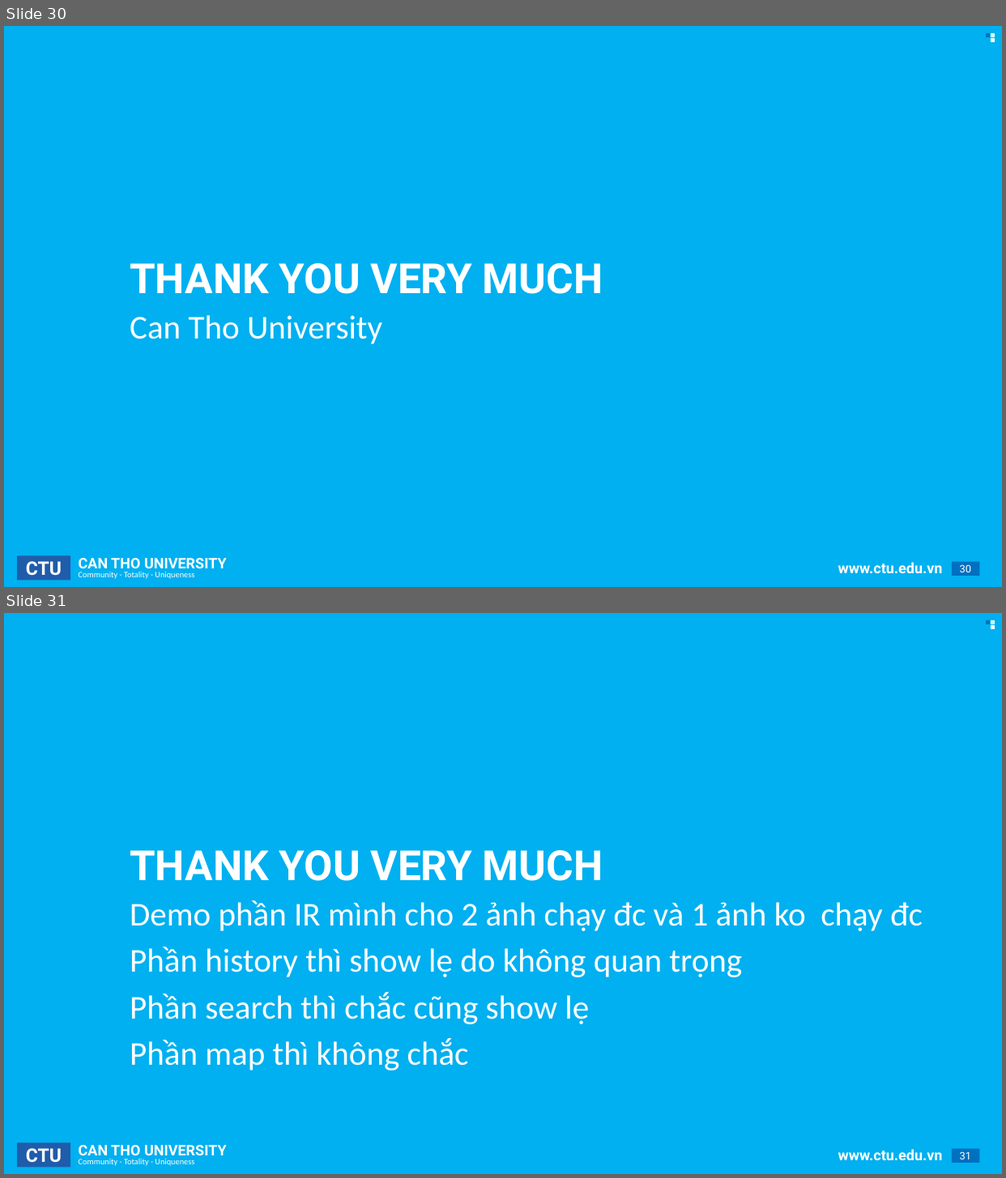
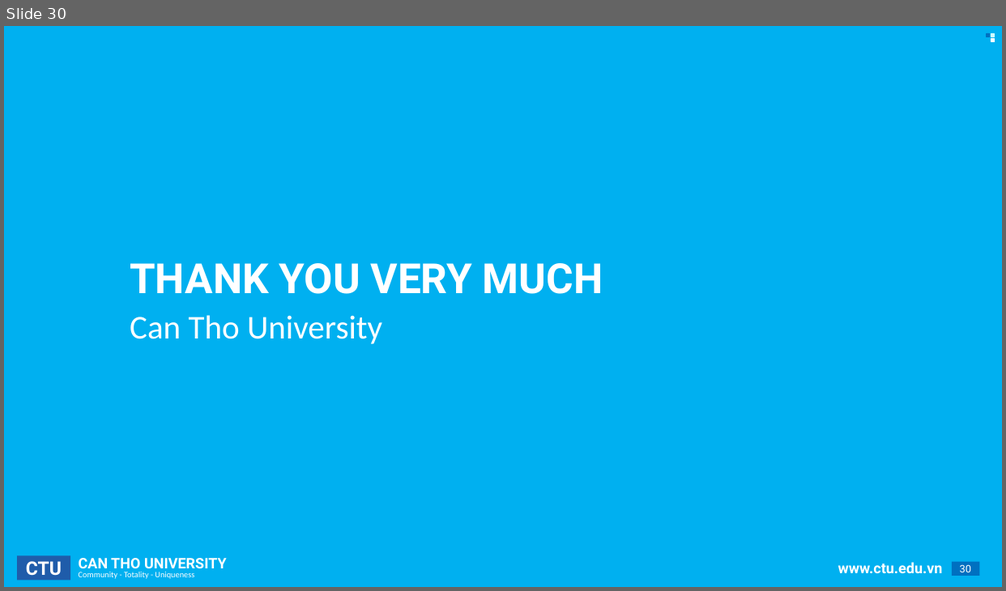
Before and after one commit to CommonHouseCat/fungiscan-mushroom-identifier, a slide deck: Báo cáo/GraduationThesis.pptx. Shown one above the other, each under a label of ours: slides 30 and 31 before the commit, slide 30 after it. The pictures are 1006x1178 and 1006x591 pixels, drawn with LibreOffice and Linux fonts; fonts in the diff are those of the drawing; background and template pictures are left out. Boxes give left, top, right and bottom in pixels: in the first picture for what was removed or moved away, otherwise in the second. Text is boxed around its words. In the diff, an @@ line names an element or a change of style, - is before the commit and + after.

```diff
--- a/Báo cáo/GraduationThesis.pptx
+++ b/Báo cáo/GraduationThesis.pptx
@@ slide 31 removed at (4, 613, 1002, 1174), background #00B0F0; not listed: 9 template elements that a slide beside it also shows @@
@@ title removed at (130, 850, 603, 881) @@
-THANK YOU VERY MUCH
@@ subtitle removed at (130, 901, 923, 1071) @@
-Demo phần IR mình cho 2 ảnh chạy đc và 1 ảnh ko chạy đc
-Phần history thì show lẹ do không quan trọng
-Phần search thì chắc cũng show lẹ
-Phần map thì không chắc
```
Also in this commit, not shown: 1 slide changed.
